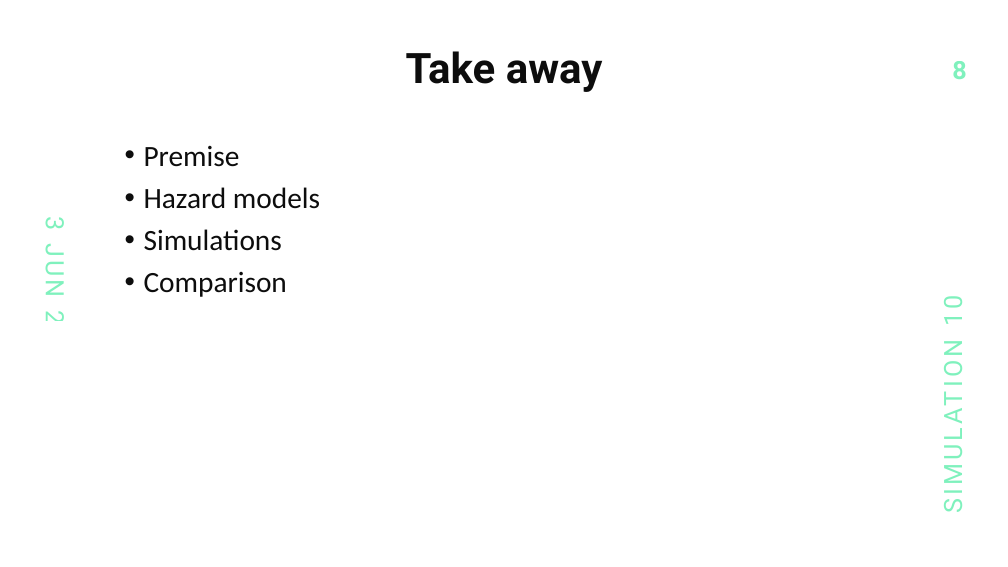
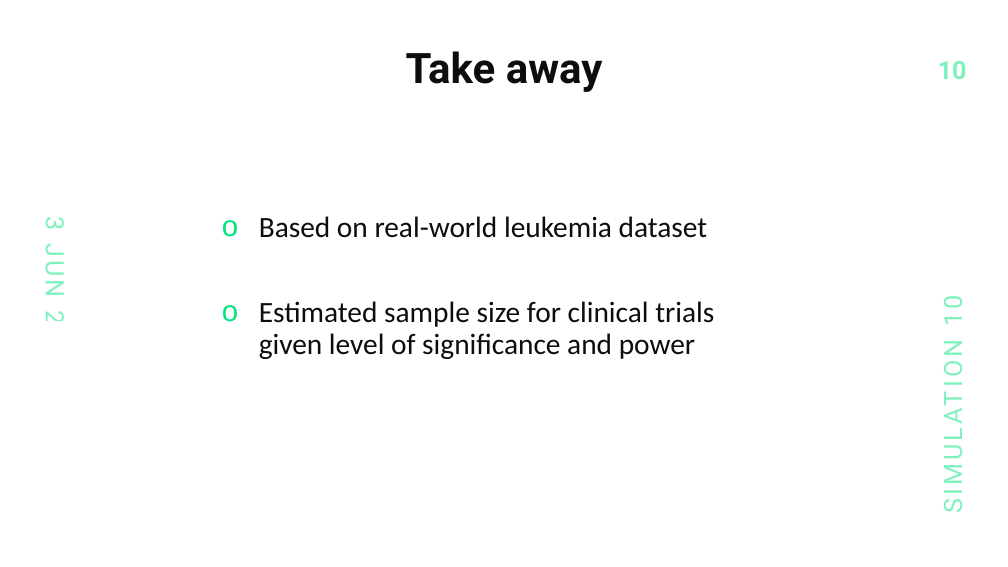
Before and after one commit to saumil-sh/tte-sim, a slide deck: slide 10 of presentation/interview.pptx (slide 8 before the commit). Drawn at 1008x567 pixels with LibreOffice and Linux fonts; fonts in the diff are those of the drawing. Boxes give left, top, right and bottom in pixels: in the first picture for what was removed or moved away, otherwise in the second. Text is boxed around its words. In the diff, an @@ line names an element or a change of style, - is before the commit and + after.

Commit message:
added sample size estimation

```diff
--- a/presentation/interview.pptx
+++ b/presentation/interview.pptx
@@ page number at (938, 61, 967, 79): text changed @@
-8
+10
@@ text removed at (144, 146, 320, 297) @@
-• Premise
-• Hazard models
-• Simulations
-• Comparison
@@ text added at (259, 216, 714, 359), 28 pt, text #0D0D0D @@
+o Based on real-world leukemia dataset
+o Estimated sample size for clinical trials
+  given level of significance and power
```
Also in this commit, not shown: 5 other slides changed, 5 slides added, 3 other files.
